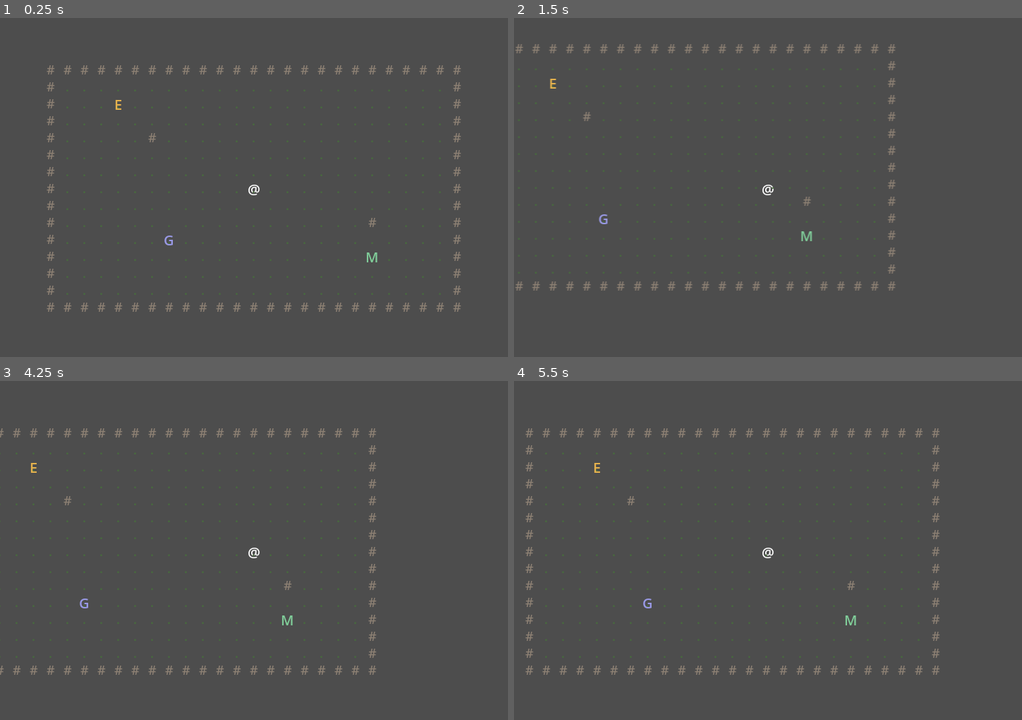
Above: before the commit, frames 1-4 (two rows, left to right).
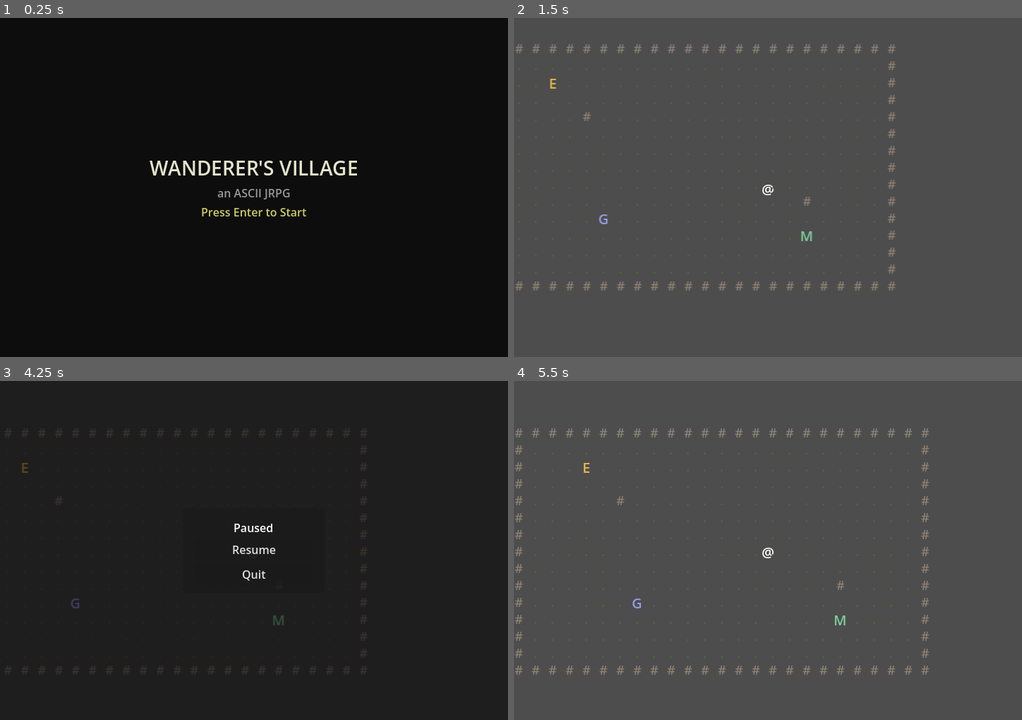
Above: after the commit, the same moments.

Repository: jchans/agent-blank
Game: Godot game, scene res://scenes/TitleScreen.tscn
The game is run twice, just before and just after one commit, with the same random seed, the same clock (stepped at 60 frames per second) and the same inputs. Before the commit the project starts from res://scenes/Main.tscn.
Inputs (mouse positions are in pixels of both pictures, inside the frame that each line leads up to):
- Up to frame 1 (0.25 s): no input
- Up to frame 2 (1.5 s): tap Enter at 0.5, 0.6 s; hold D 0.53-1.28 s; tap Space at 0.77, 1.07 s; tap E at 0.8, 1.35 s; hold S from 1.28 s (still down)
- Up to frame 3 (4.25 s): tap Space at 1.52, 1.55, 1.82, 2.1, 3.02, 3.32, 3.77, 3.8, 4.07 s; release S at 2.03 s; hold D 2.03-2.78 s; tap Enter at 2.3, 2.85 s; hold W 2.78-3.53 s; tap E at 3.05, 3.6 s; hold A from 3.53 s (still down); tap Escape at 4.15 s
- Up to frame 4 (5.5 s): release A at 4.25 s; click (768, 550) at 4.25 s, where only the run after the commit has a clickable "Resume"; tap Space at 5, 5.27 s; hold A from 5.03 s (still down); tap Enter at 5.1 s

The runs differ from the first frame. In frame 1, 100% of the frame differs, in the area x 0-100%, y 0-100%; in frame 2, nothing differs; in frame 3, 100%; in frame 4, 3.3%.
Error after the commit: Cannot call method 'set_input_as_handled' on a null value. (res://scripts/title_screen.gd:8)

Commit message:
Add title screen and pause menu; write CLAUDE.md working agreement
TitleScreen.tscn is now run/main_scene: press Enter/Space to start.
PauseMenu (Escape to toggle) lives in Main.tscn's CanvasLayer, uses
process_mode=ALWAYS so it keeps working while SceneTree.paused freezes
everything else; ignored while a dialogue is active.

Found and fixed a real async bug while verifying the title transition
headlessly: awaiting again on a node's own coroutine after that same
node triggers change_scene_to_file on itself silently never resumes
(the node gets freed) — no error, just dead code. Documented the rule
in PROGRESS.md's Notes so it doesn't get reintroduced. The actual
production code paths were already safe; only the throwaway test hook
hit it.

Added CLAUDE.md: the working agreement for this project — autonomy
expectations, the verify-before-commit discipline (including the
temporary-test-hook technique for timing-dependent runtime code),
branching rules, the hourly CronCreate job, the permission allowlist,
and where the local Godot toolchain lives.

Co-Authored-By: Claude Sonnet 5 <noreply@anthropic.com>
Claude-Session: https://claude.ai/code/session_01HmiigptxmSDHEc1tqMT62E

Diff:
--- a/project.godot
+++ b/project.godot
@@ -3,7 +3,7 @@
 [application]
 
 config/name="Wanderer's Village"
-run/main_scene="res://scenes/Main.tscn"
+run/main_scene="res://scenes/TitleScreen.tscn"
 config/features=PackedStringArray("4.7")
 
 [autoload]
--- a/scenes/Main.tscn
+++ b/scenes/Main.tscn
@@ -1,8 +1,9 @@
-[gd_scene load_steps=4 format=3]
+[gd_scene load_steps=5 format=3]
 
 [ext_resource type="Script" path="res://scripts/main.gd" id="1"]
 [ext_resource type="PackedScene" path="res://scenes/Player.tscn" id="2"]
 [ext_resource type="PackedScene" path="res://scenes/DialogueBox.tscn" id="3"]
+[ext_resource type="PackedScene" path="res://scenes/PauseMenu.tscn" id="4"]
 
 [node name="Main" type="Node2D"]
 script = ExtResource("1")
@@ -13,3 +14,5 @@
 [node name="CanvasLayer" type="CanvasLayer" parent="."]
 
 [node name="DialogueBox" parent="CanvasLayer" instance=ExtResource("3")]
+
+[node name="PauseMenu" parent="CanvasLayer" instance=ExtResource("4")]
--- /dev/null
+++ b/scenes/PauseMenu.tscn
@@ -0,0 +1,51 @@
+[gd_scene load_steps=2 format=3]
+
+[ext_resource type="Script" path="res://scripts/pause_menu.gd" id="1"]
+
+[node name="PauseMenu" type="Control"]
+anchor_right = 1.0
+anchor_bottom = 1.0
+script = ExtResource("1")
+
+[node name="Dim" type="ColorRect" parent="."]
+anchor_right = 1.0
+anchor_bottom = 1.0
+color = Color(0, 0, 0, 0.6)
+
+[node name="Panel" type="Panel" parent="."]
+anchor_left = 0.5
+anchor_top = 0.5
+anchor_right = 0.5
+anchor_bottom = 0.5
+offset_left = -100.0
+offset_top = -60.0
+offset_right = 100.0
+offset_bottom = 60.0
+
+[node name="MarginContainer" type="MarginContainer" parent="Panel"]
+layout_mode = 1
+anchor_right = 1.0
+anchor_bottom = 1.0
+theme_override_constants/margin_left = 16
+theme_override_constants/margin_top = 16
+theme_override_constants/margin_right = 16
+theme_override_constants/margin_bottom = 16
+
+[node name="VBoxContainer" type="VBoxContainer" parent="Panel/MarginContainer"]
+layout_mode = 2
+
+[node name="TitleLabel" type="Label" parent="Panel/MarginContainer/VBoxContainer"]
+layout_mode = 2
+horizontal_alignment = 1
+text = "Paused"
+
+[node name="ResumeButton" type="Button" parent="Panel/MarginContainer/VBoxContainer"]
+layout_mode = 2
+text = "Resume"
+
+[node name="QuitButton" type="Button" parent="Panel/MarginContainer/VBoxContainer"]
+layout_mode = 2
+text = "Quit"
+
+[connection signal="pressed" from="Panel/MarginContainer/VBoxContainer/ResumeButton" to="." method="_on_resume_button_pressed"]
+[connection signal="pressed" from="Panel/MarginContainer/VBoxContainer/QuitButton" to="." method="_on_quit_button_pressed"]
--- /dev/null
+++ b/scenes/TitleScreen.tscn
@@ -0,0 +1,43 @@
+[gd_scene load_steps=2 format=3]
+
+[ext_resource type="Script" path="res://scripts/title_screen.gd" id="1"]
+
+[node name="TitleScreen" type="Node2D"]
+script = ExtResource("1")
+
+[node name="CanvasLayer" type="CanvasLayer" parent="."]
+
+[node name="Background" type="ColorRect" parent="CanvasLayer"]
+anchor_right = 1.0
+anchor_bottom = 1.0
+color = Color(0.05, 0.05, 0.05, 1)
+
+[node name="VBoxContainer" type="VBoxContainer" parent="CanvasLayer"]
+anchor_left = 0.5
+anchor_top = 0.5
+anchor_right = 0.5
+anchor_bottom = 0.5
+offset_left = -160.0
+offset_top = -60.0
+offset_right = 160.0
+offset_bottom = 60.0
+alignment = 1
+
+[node name="TitleLabel" type="Label" parent="CanvasLayer/VBoxContainer"]
+layout_mode = 2
+theme_override_font_sizes/font_size = 28
+theme_override_colors/font_color = Color(0.9, 0.9, 0.8, 1)
+horizontal_alignment = 1
+text = "WANDERER'S VILLAGE"
+
+[node name="SubtitleLabel" type="Label" parent="CanvasLayer/VBoxContainer"]
+layout_mode = 2
+theme_override_colors/font_color = Color(0.6, 0.6, 0.6, 1)
+horizontal_alignment = 1
+text = "an ASCII JRPG"
+
+[node name="PromptLabel" type="Label" parent="CanvasLayer/VBoxContainer"]
+layout_mode = 2
+theme_override_colors/font_color = Color(0.8, 0.8, 0.4, 1)
+horizontal_alignment = 1
+text = "Press Enter to Start"
--- /dev/null
+++ b/scripts/pause_menu.gd
@@ -0,0 +1,46 @@
+extends Control
+
+## Lives in Main.tscn's CanvasLayer. process_mode = ALWAYS so this keeps
+## reading input while SceneTree.paused is true (everything else stops by
+## default, since Godot's default node process_mode is PAUSABLE-equivalent).
+
+@onready var resume_button: Button = $Panel/MarginContainer/VBoxContainer/ResumeButton
+@onready var quit_button: Button = $Panel/MarginContainer/VBoxContainer/QuitButton
+
+
+func _ready() -> void:
+	hide()
+	process_mode = Node.PROCESS_MODE_ALWAYS
+
+
+func _unhandled_input(event: InputEvent) -> void:
+	if DialogueManager.is_active and not visible:
+		return
+	if event is InputEventKey and event.pressed and not event.echo and event.keycode == KEY_ESCAPE:
+		_toggle_pause()
+		get_viewport().set_input_as_handled()
+
+
+func _toggle_pause() -> void:
+	if visible:
+		_resume()
+	else:
+		_pause()
+
+
+func _pause() -> void:
+	get_tree().paused = true
+	show()
+
+
+func _resume() -> void:
+	get_tree().paused = false
+	hide()
+
+
+func _on_resume_button_pressed() -> void:
+	_resume()
+
+
+func _on_quit_button_pressed() -> void:
+	get_tree().quit()
--- /dev/null
+++ b/scripts/title_screen.gd
@@ -0,0 +1,8 @@
+extends Node2D
+
+
+func _unhandled_input(event: InputEvent) -> void:
+	if event is InputEventKey and event.pressed and not event.echo:
+		if event.keycode == KEY_ENTER or event.keycode == KEY_SPACE:
+			get_tree().change_scene_to_file("res://scenes/Main.tscn")
+			get_viewport().set_input_as_handled()
Not shown, added: scripts/pause_menu.gd.uid
Not shown, added: scripts/title_screen.gd.uid
Not shown, added: CLAUDE.md
Not shown, changed: PROGRESS.md
